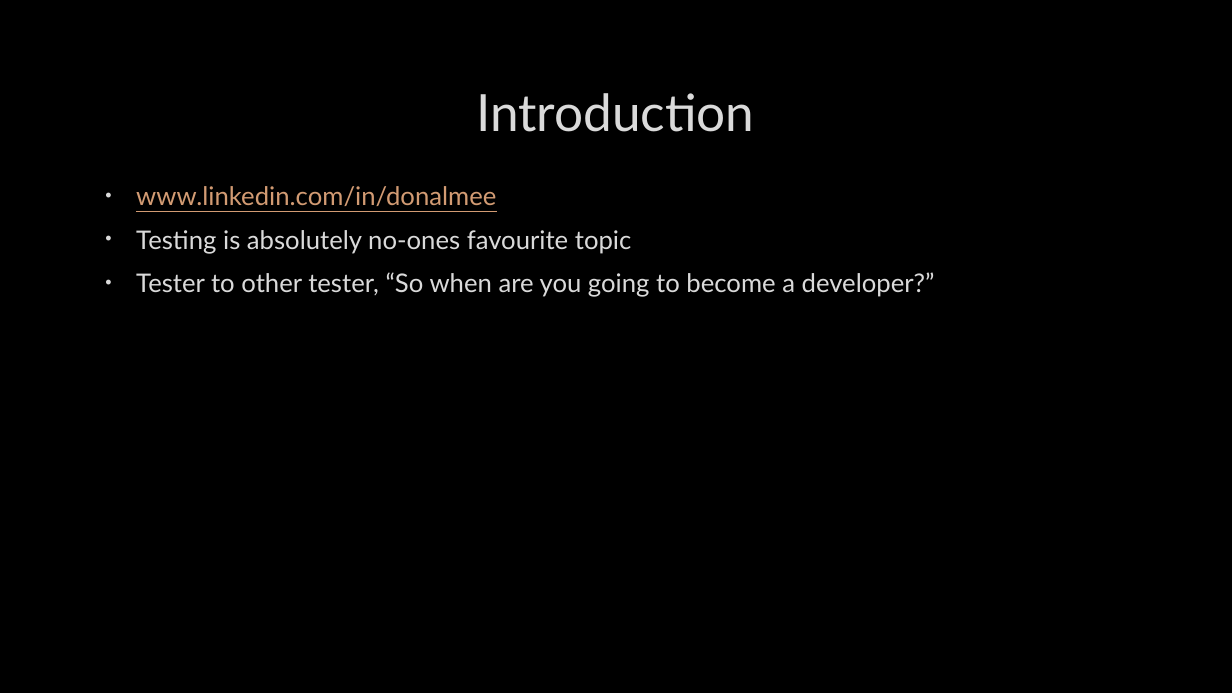
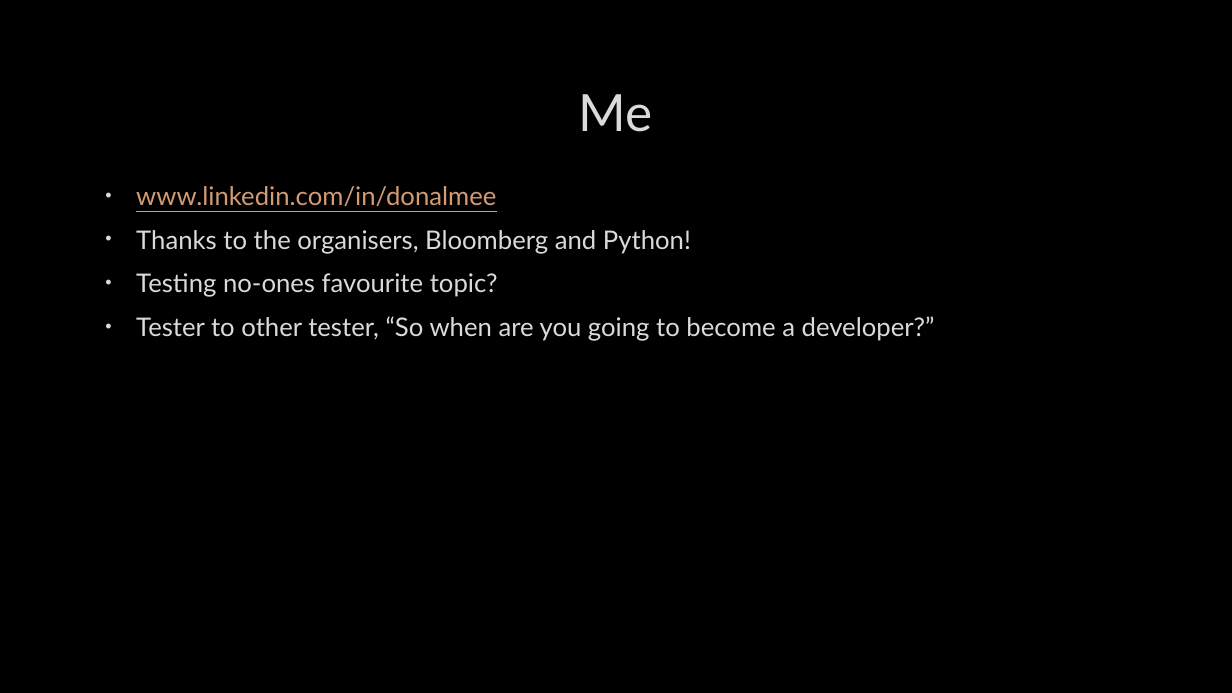
Before and after one commit to ddmee/pylondinium2018, a slide deck: slide 2 of testing - how to keep it simple.pptx. Drawn at 1232x693 pixels with LibreOffice and Linux fonts; fonts in the diff are those of the drawing; background and template pictures are left out. Boxes give left, top, right and bottom in pixels: in the first picture for what was removed or moved away, otherwise in the second. Text is boxed around its words. In the diff, an @@ line names an element or a change of style, - is before the commit and + after.

```diff
--- a/testing - how to keep it simple.pptx
+++ b/testing - how to keep it simple.pptx
@@ title at [578, 94, 652, 132]: text changed @@
-Introduction
+Me
@@ text at [136, 230, 691, 297]: text changed @@
-• Testing is absolutely no-ones favourite topic
+• Thanks to the organisers, Bloomberg and Python!
+• Testing no-ones favourite topic?
```
Also in this commit, not shown: 10 other slides changed, 2 slides added, 1 other file.
